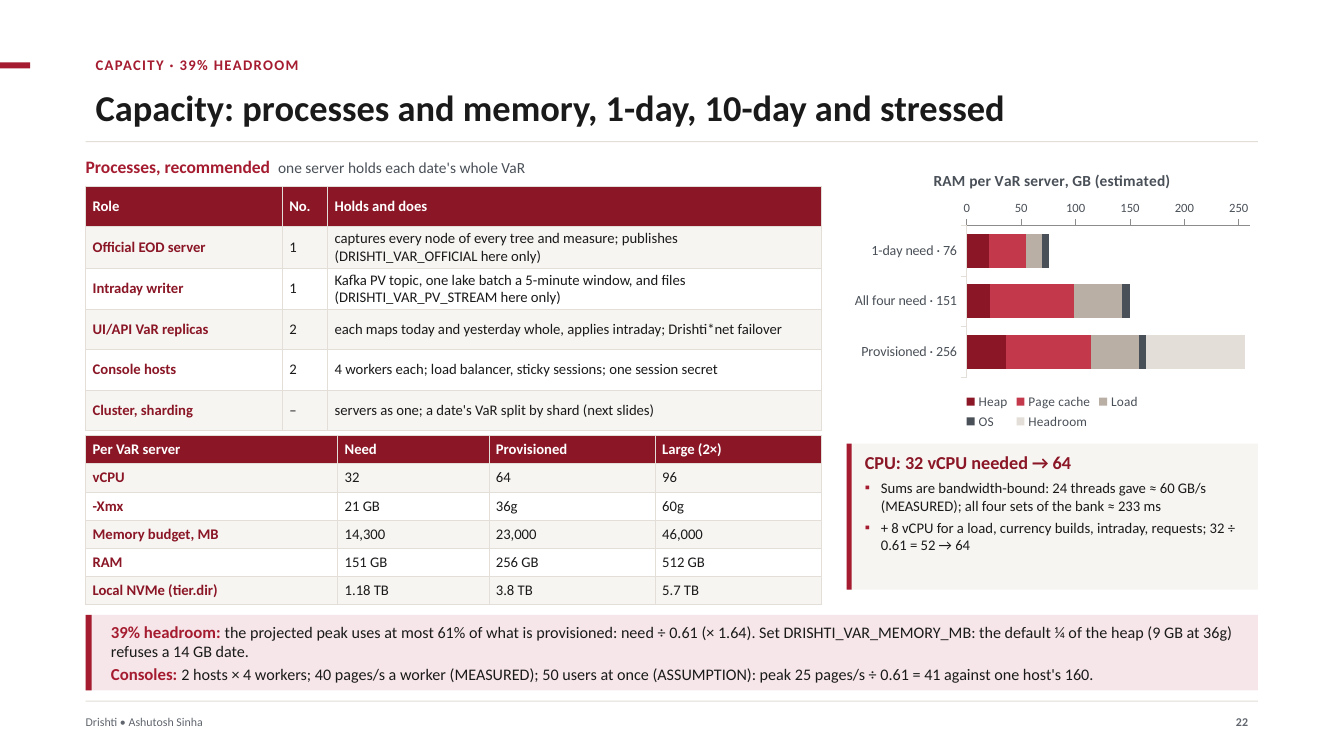
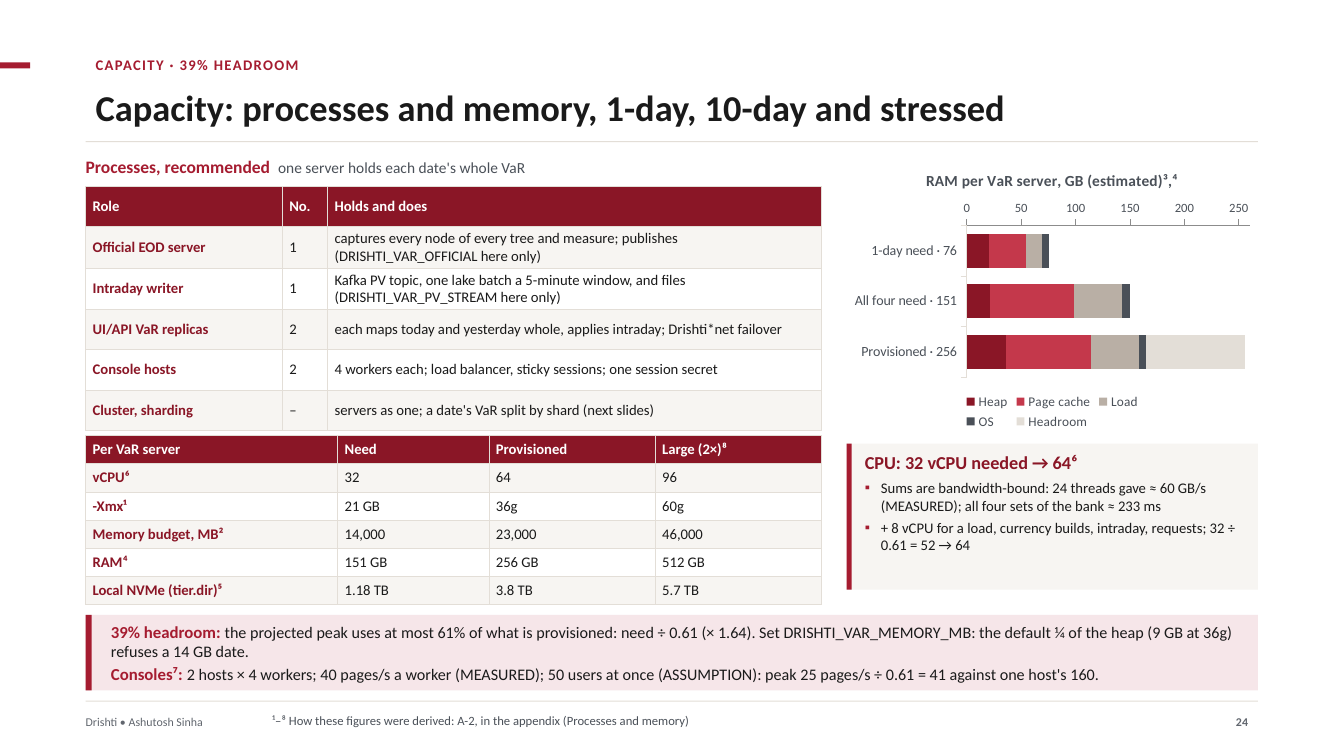
Before and after one commit to ajsinha/drishti, a slide deck: slide 24 of docs/publications/Drishti-VaR-Engine.pptx (slide 22 before the commit). Drawn at 1344x756 pixels with LibreOffice and Linux fonts; fonts in the diff are those of the drawing. Boxes give left, top, right and bottom in pixels: in the first picture for what was removed or moved away, otherwise in the second. Text is boxed around its words. In the diff, an @@ line names an element or a change of style, - is before the commit and + after.

Commit message:
Decks reorganised: one shape for every deck, the two AWS decks merged into Drishti-on-AWS, the VaR deck with the Market and World editions and one roadmap, every estimate footnoted with its derivation (figures corrected: shard owner 128 GB RAM and a 36 GB heap, 330-650 req/s); EXPOSURE_GUIDE 27.3's seven-year path storage is about 130 TB

```diff
--- a/docs/publications/Drishti-VaR-Engine.pptx
+++ b/docs/publications/Drishti-VaR-Engine.pptx
@@ bar stacked chart at box(847, 156, 1258, 434) @@
@@ title "RAM per VaR server, GB (estimated)" to "RAM per VaR server, GB (estimated)³,⁴" @@
@@ table at box(86, 436, 822, 605) @@
-row 1, column 4: Large (2×)
+row 1, column 4: Large (2×)⁸
-row 2, column 1: vCPU
+row 2, column 1: vCPU⁶
-row 3, column 1: -Xmx
+row 3, column 1: -Xmx¹
-row 4, column 1: Memory budget, MB
+row 4, column 1: Memory budget, MB²
-row 4, column 2: 14,300
+row 4, column 2: 14,000
-row 5, column 1: RAM
+row 5, column 1: RAM⁴
-row 6, column 1: Local NVMe (tier.dir)
+row 6, column 1: Local NVMe (tier.dir)⁵
@@ text at box(865, 455, 1078, 469): text changed @@
-CPU: 32 vCPU needed → 64
+CPU: 32 vCPU needed → 64⁶
@@ text at box(111, 667, 1099, 683): text changed @@
-Consoles: 2 hosts × 4 workers; 40 pages/s a worker (MEASURED); 50 users at once (ASSUMPTION): peak 25 pages/s ÷ 0.61 = 41 against one host's 160.
+Consoles⁷: 2 hosts × 4 workers; 40 pages/s a worker (MEASURED); 50 users at once (ASSUMPTION): peak 25 pages/s ÷ 0.61 = 41 against one host's 160.
@@ text added at box(272, 715, 689, 727), 9 pt, text #4A5058 @@
+¹–⁸ How these figures were derived: A-2, in the appendix (Processes and memory)
@@ page number at box(1236, 718, 1248, 726): text changed @@
-22
+24
```
Also in this commit, not shown: 33 other slides changed, 14 slides added, 4 slides removed, 13 other files.
